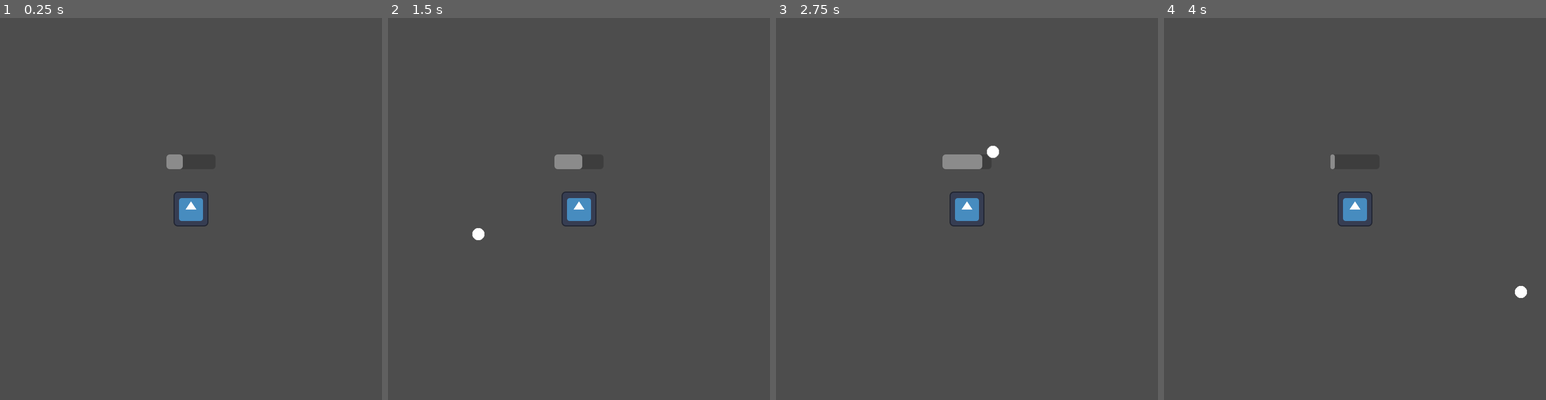
Above: before the commit, frames 1-4 (left to right).
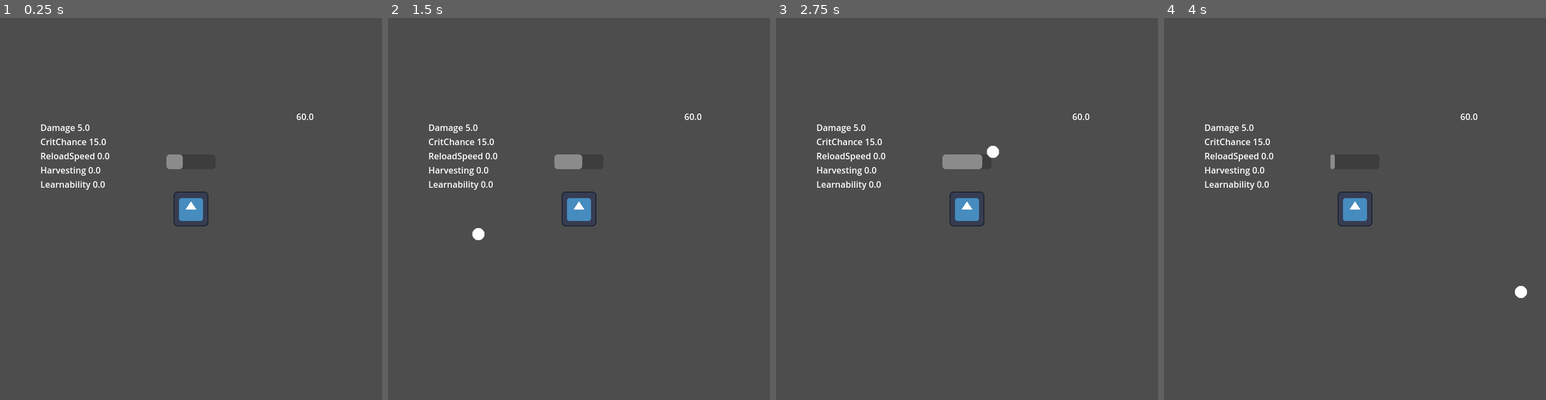
Above: after the commit, the same moments.

Repository: Iviv122/spacefortress
Game: Godot game, scene res://gameplay.tscn
Same seed, same stepped clock (60 frames per second), same inputs: the game is played once before the commit and once after it. The engine's default icon, where the game draws it, is replaced by a stand-in: a white triangle on a blue panel in a dark square.
Inputs (mouse positions are in pixels of both pictures, inside the frame that each line leads up to):
- Up to frame 1 (0.25 s): no input
- Up to frame 2 (1.5 s): tap Enter at 0.5 s; move the mouse to (663, 189) at 0.52 s; move the mouse to (502, 228) at 1.27 s
- Up to frame 3 (2.75 s): move the mouse to (1005, 124) at 2.02 s
- Up to frame 4 (4 s): move the mouse to (1335, 285) at 2.77 s; move the mouse to (1469, 266) at 3.52 s

The runs differ from the first frame. In frame 1, 0.7% of the frame differs, in the area x 10-83%, y 25-45%; in frame 2, 0.7%; in frame 3, 0.7%; in frame 4, 0.7%.

Commit message:
Stats

Diff:
--- a/gameplay.tscn
+++ b/gameplay.tscn
@@ -1,23 +1,60 @@
-[gd_scene load_steps=4 format=3 uid="uid://b2cpj44xd3dgf"]
+[gd_scene load_steps=10 format=3 uid="uid://b2cpj44xd3dgf"]
 
 [ext_resource type="PackedScene" uid="uid://c74yyn60hkwom" path="res://prefabs/main_player_tower.tscn" id="1_n4psk"]
 [ext_resource type="Script" uid="uid://383rrnsy3s2" path="res://objects/gameplay/enemy/spawner.gd" id="2_ej4tk"]
 [ext_resource type="PackedScene" uid="uid://dsf7ailbkgvdg" path="res://prefabs/enemy.tscn" id="3_oe8ih"]
+[ext_resource type="Script" uid="uid://b1yl5euvcnq7u" path="res://objects/ui/player_stats_label.gd" id="3_smepj"]
+[ext_resource type="Script" uid="uid://bgi0qngqcv25j" path="res://objects/gameplay/player/stats/stat_tuple.gd" id="4_0m7cd"]
+[ext_resource type="Script" uid="uid://m2pg3uiik1b" path="res://objects/gameplay/player/stats/player_stats.gd" id="4_cbffv"]
+[ext_resource type="Script" uid="uid://dymmq1a8an8r" path="res://objects/ui/fps_meter.gd" id="4_xuee5"]
+
+[sub_resource type="Resource" id="Resource_fbudy"]
+script = ExtResource("4_0m7cd")
+amount = 5.0
+metadata/_custom_type_script = "uid://bgi0qngqcv25j"
+
+[sub_resource type="Resource" id="Resource_0m7cd"]
+script = ExtResource("4_0m7cd")
+amount = 15.0
+type = 1
+metadata/_custom_type_script = "uid://bgi0qngqcv25j"
 
 [node name="Node2D" type="Node2D"]
 
-[node name="Area2D" parent="." instance=ExtResource("1_n4psk")]
+[node name="Player" parent="." instance=ExtResource("1_n4psk")]
+disable_mode = 1
 
 [node name="Camera2D" type="Camera2D" parent="."]
 
+[node name="CanvasLayer" type="CanvasLayer" parent="Camera2D"]
+follow_viewport_enabled = true
+
+[node name="FPSMeter" type="Label" parent="Camera2D/CanvasLayer"]
+offset_left = 193.0
+offset_top = -181.0
+offset_right = 233.0
+offset_bottom = -158.0
+script = ExtResource("4_xuee5")
+metadata/_custom_type_script = "uid://dymmq1a8an8r"
+
+[node name="PlayerStatsLabel" type="Label" parent="Camera2D/CanvasLayer" node_paths=PackedStringArray("stats")]
+offset_left = -276.0
+offset_top = -161.0
+offset_right = -236.0
+offset_bottom = -138.0
+script = ExtResource("3_smepj")
+stats = NodePath("../../stats")
+metadata/_custom_type_script = "uid://b1yl5euvcnq7u"
+
+[node name="stats" type="Node" parent="Camera2D"]
+script = ExtResource("4_cbffv")
+StartStats = Array[ExtResource("4_0m7cd")]([SubResource("Resource_fbudy"), SubResource("Resource_0m7cd")])
+metadata/_custom_type_script = "uid://m2pg3uiik1b"
+
 [node name="Spawner" type="Node2D" parent="."]
+position = Vector2(-10, 0)
 script = ExtResource("2_ej4tk")
 e = ExtResource("3_oe8ih")
 s = 1.0
+r = 10.0
 metadata/_custom_type_script = "uid://383rrnsy3s2"
-
-[node name="CanvasLayer" type="CanvasLayer" parent="."]
-
-[node name="Label" type="Label" parent="CanvasLayer"]
-offset_right = 40.0
-offset_bottom = 23.0
--- a/objects/gameplay/bullet.gd
+++ b/objects/gameplay/bullet.gd
@@ -8,9 +8,14 @@
 
 func _ready():
     area_entered.connect(die)
+    await get_tree().create_timer(9).timeout
+    death()
+
+func death():
+    queue_free()
 
 func die(_a):
-    queue_free()
+    death()
 
 func SetDir(d : Vector2) -> void:
     dir = d*Speed
--- a/objects/gameplay/enemy/spawner.gd
+++ b/objects/gameplay/enemy/spawner.gd
@@ -3,6 +3,7 @@
 
 @export var e : PackedScene
 @export var s : float
+@export var r : float
 var current_reload
 
 func _ready():
@@ -11,7 +12,6 @@
 var initPos : Vector2 = Vector2(0,0)
 
 func spawn():
-
 	var x = randf_range(-6,6)
 	var pos : Vector2  = Vector2(cos(x),sin(x))*90
 
--- /dev/null
+++ b/objects/gameplay/player/body/player_body.gd
@@ -0,0 +1,12 @@
+extends Area2D
+class_name PlayerBody
+
+signal damaged
+
+func _ready():
+    area_entered.connect(damage)
+
+func damage(_a):
+    if _a is Enemy:
+        damaged.emit()
+        queue_free()
--- a/objects/gameplay/player/player_shooter.gd
+++ b/objects/gameplay/player/body/player_shooter.gd
@@ -1,7 +1,7 @@
 extends Node2D
 class_name PlayerShooter
 
-@export var ReloadSpeed: float;
+@export var ReloadSpeed: float
 @export var Bul: PackedScene
 @export var b : ProgressBar
 
@@ -18,7 +18,6 @@
 
 	var m = get_global_mouse_position()
 
-
 	var dir: Vector2 = (m - global_position).normalized()
 
 	var i: Bullet = Bul.instantiate()
@@ -27,7 +26,6 @@
 	i.global_position = dir*55+ global_position
 	get_tree().root.add_child(i)
 
-
 func _process(delta):
 	current_reload -= delta * ReloadSpeed
 	b.value = current_reload
--- a/objects/gameplay/player/player.gd
+++ /dev/null
@@ -1,2 +0,0 @@
-# Executive class
-extends Node
--- a/objects/gameplay/player/player_body.gd
+++ /dev/null
@@ -1 +0,0 @@
-extends Node
--- a/objects/gameplay/player/stats/player_stats.gd
+++ b/objects/gameplay/player/stats/player_stats.gd
@@ -1,4 +1,12 @@
 extends Node
 class_name PlayerStats
 
-@export var basestats : Stats
+
+@export var StartStats: Array[StatTuple]
+var basestats : Stats
+
+func _ready():
+	basestats = Stats.new()
+	print(basestats)
+	for i in StartStats:
+		basestats.Set(i.amount+basestats.Get(i.type),i.type)
--- /dev/null
+++ b/objects/gameplay/player/stats/stat_modifier.gd
@@ -0,0 +1,27 @@
+extends Resource
+class_name StatModifier
+
+@export var amount: float = 0
+@export var operation_type: OperationType
+@export var stat_type: Stats.StatType
+
+var operation
+
+func _init():
+	if operation_type == OperationType.Addition:
+		operation = func method(x: float) -> float:
+			return x + amount
+	elif operation_type == OperationType.Multiplication:
+		operation = func method(x: float) -> float:
+			return x * amount
+
+func OnValue(querry: float) -> float:
+	return operation.call(querry)
+
+func OnStats(querry: Stats) -> float:
+	return operation.call(querry.Get(stat_type))
+
+enum OperationType {
+	Addition,
+	Multiplication
+}
--- /dev/null
+++ b/objects/gameplay/player/stats/stat_tuple.gd
@@ -0,0 +1,4 @@
+extends Resource
+class_name StatTuple
+@export var amount : float
+@export var type : Stats.StatType
--- a/objects/gameplay/player/stats/stats.gd
+++ b/objects/gameplay/player/stats/stats.gd
@@ -2,42 +2,39 @@
 class_name Stats
 
 signal change
-
-# damage related
-@export var Damage: float # flat buff
-@export var CritChance: float # percent
-
-# attack related
-@export var ReloadSpeed: float # every gun will multyply by this stat
-
-# utility
-@export var Harvesting: float # money mult
-@export var Learnability: float # exp mult
+var stats: Array[float]
+func _init():
+    stats.resize(StatType.size())
 
 
 func Mult(s: Stats) -> void:
-    Damage *= s.Damage
-    CritChance *= s.CritChance
-    ReloadSpeed *= s.ReloadSpeed
-    Harvesting *= s.Harvesting
-    Learnability *= s.Learnability
+    var iterator = 0
+    for i in StatType:
+        stats[iterator] *= s.stats[iterator]
+        iterator += 1
     change.emit()
 
 func Add(s: Stats) -> void:
-    Damage += s.Damage
-    CritChance += s.CritChance
-    ReloadSpeed += s.ReloadSpeed
-    Harvesting += s.Harvesting
-    Learnability += s.Learnability
+    var iterator = 0
+    for i in StatType:
+        stats[iterator] += s.stats[iterator]
+        iterator += 1
     change.emit()
 
 func Copy() -> Stats:
-    var s : Stats = Stats.new()
+    return duplicate()
 
-    Damage = s.Damage
-    CritChance = s.Damage
-    ReloadSpeed = s.Damage
-    Harvesting = s.Damage
-    Learnability = s.Damage
+func Set(amount : float, t: StatType) ->void:
+    stats[t] = amount
+    change.emit()
 
-    return s
+func Get(t: StatType) ->float:
+    return stats[t]
+
+enum StatType {
+    Damage,
+    CritChance,
+    ReloadSpeed,
+    Harvesting,
+    Learnability
+}
--- /dev/null
+++ b/objects/ui/fps_meter.gd
@@ -0,0 +1,5 @@
+extends Label
+class_name FPSMeter
+
+func _process(_delta: float) -> void:
+    text = str(1/_delta)
--- /dev/null
+++ b/objects/ui/player_stats_label.gd
@@ -0,0 +1,21 @@
+extends Label
+class_name PlayerStatsLabel
+
+@export var stats : PlayerStats
+
+
+func update() ->void:
+	var s = ""
+	var iterator = 0
+	for i in Stats.StatType:
+		var val = stats.basestats.Get(iterator)
+		iterator+=1
+		s += str(i) + " "+ str(val) + "\n"
+
+	text = s
+	print(s)
+
+func _ready():
+	await get_tree().process_frame
+	update()
+	stats.basestats.change.connect(update)
--- a/prefabs/main_player_tower.tscn
+++ b/prefabs/main_player_tower.tscn
@@ -1,19 +1,16 @@
-[gd_scene load_steps=8 format=3 uid="uid://c74yyn60hkwom"]
+[gd_scene load_steps=6 format=3 uid="uid://c74yyn60hkwom"]
 
+[ext_resource type="Script" uid="uid://dniiyisbbtlfx" path="res://objects/gameplay/player/body/player_body.gd" id="1_6demg"]
 [ext_resource type="Texture2D" uid="uid://b836egcm6tj25" path="res://icon.svg" id="1_so03h"]
-[ext_resource type="Script" uid="uid://diuoc7purwrta" path="res://objects/gameplay/player/player_shooter.gd" id="2_8yf5k"]
+[ext_resource type="Script" uid="uid://diuoc7purwrta" path="res://objects/gameplay/player/body/player_shooter.gd" id="2_8yf5k"]
 [ext_resource type="PackedScene" uid="uid://crn7ostplg6n3" path="res://prefabs/bullet.tscn" id="3_akihm"]
-[ext_resource type="Script" uid="uid://m2pg3uiik1b" path="res://objects/gameplay/player/stats/player_stats.gd" id="4_akihm"]
-[ext_resource type="Script" uid="uid://csvw2l536jdtj" path="res://objects/gameplay/player/stats/stats.gd" id="5_6demg"]
 
 [sub_resource type="CircleShape2D" id="CircleShape2D_so03h"]
 radius = 31.0
 
-[sub_resource type="Resource" id="Resource_bfew4"]
-script = ExtResource("5_6demg")
-metadata/_custom_type_script = "uid://csvw2l536jdtj"
-
 [node name="Area2D" type="Area2D"]
+script = ExtResource("1_6demg")
+metadata/_custom_type_script = "uid://dniiyisbbtlfx"
 
 [node name="CollisionShape2D" type="CollisionShape2D" parent="."]
 shape = SubResource("CircleShape2D_so03h")
@@ -35,8 +32,3 @@
 offset_right = 45.0
 offset_bottom = -73.0
 show_percentage = false
-
-[node name="PlayerExpirience" type="Node" parent="."]
-script = ExtResource("4_akihm")
-basestats = SubResource("Resource_bfew4")
-metadata/_custom_type_script = "uid://m2pg3uiik1b"
Renamed: objects/gameplay/player/player_body.gd.uid -> objects/gameplay/player/body/player_body.gd.uid
Renamed: objects/gameplay/player/player_shooter.gd.uid -> objects/gameplay/player/body/player_shooter.gd.uid
Not shown, removed: objects/gameplay/player/player.gd.uid
Not shown, added: objects/gameplay/player/stats/stat_modifier.gd.uid
Not shown, added: objects/gameplay/player/stats/stat_tuple.gd.uid
Not shown, added: objects/ui/fps_meter.gd.uid
Not shown, added: objects/ui/player_stats_label.gd.uid
